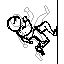
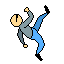
The second 64×64 image is a revision of the first. Changes to its layers:
removed layer "Layer 5" over [7, 0, 58, 64]
added group "Colors" with 6 layers above "Lines" over [11, 6, 49, 60]
added layer "Color 01" in group "Colors" over [11, 6, 49, 60]
added group "Lines" with 6 layers above "Sketches" over [10, 5, 50, 61]
renamed "Layer 4" to "Line01", opacity 33% → 100%, moved it into group "Lines", painted on it over [10, 5, 50, 61]
